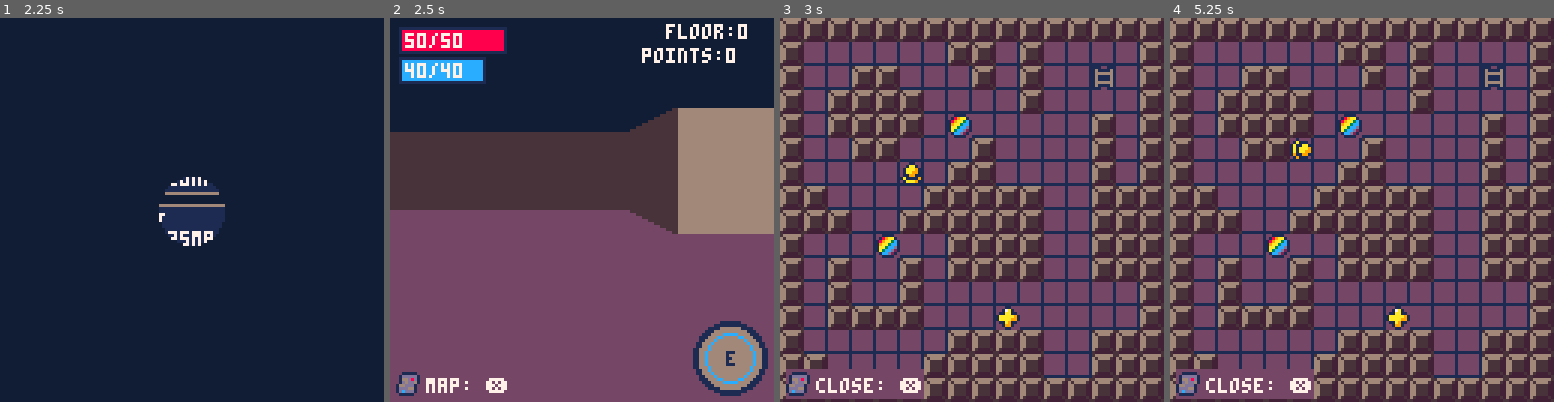
Above: before the commit, frames 1-4 (left to right).
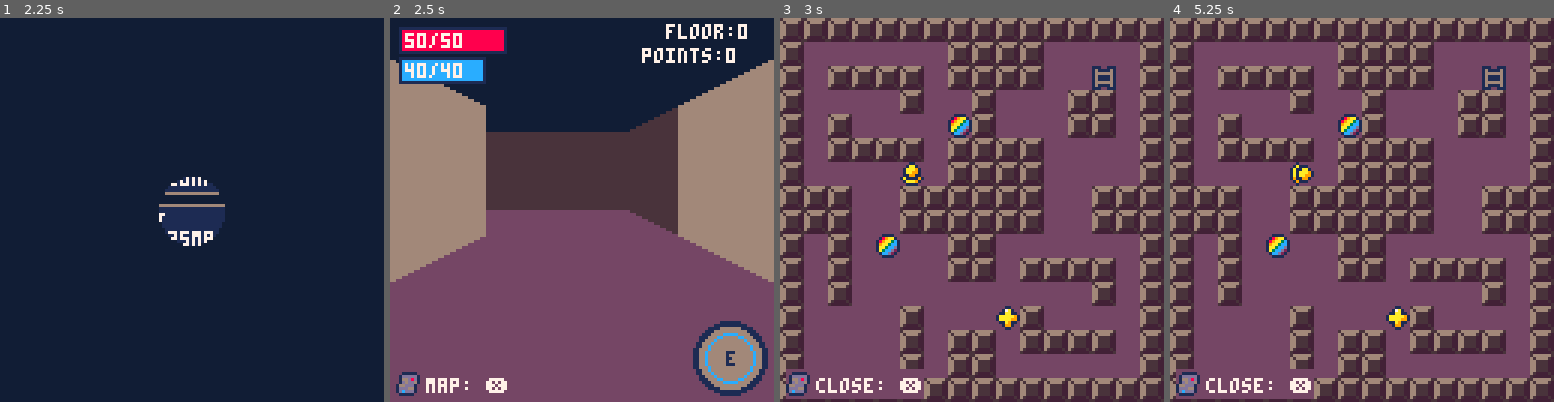
Above: after the commit, the same moments.

Repository: roseblack02/Pico8-Mystic
Game: PICO-8 cartridge mystic_dungeon.p8
Same seed, same stepped clock (60 frames per second), same inputs: the game is played once before the commit and once after it.
Inputs:
- Up to frame 1 (2.25 s): tap X (X key) at 0.33, 1.07, 1.85 s; tap O (Z key) at 0.7, 1.7, 2.1 s; hold Right 1.6-2.1 s; hold Up from 2.15 s (still down)
- Up to frame 2 (2.5 s): release Up at 2.42 s; hold Right from 2.47 s (still down)
- Up to frame 3 (3 s): keep holding Right; tap O (Z key) at 2.5, 2.9 s; tap X (X key) at 2.97 s
- Up to frame 4 (5.25 s): release Right at 3.03 s; hold Left 3.08-3.58 s; tap O (Z key) every 0.4 s from 3.3 to 4.9 s; hold Down 3.63-3.97 s; hold Right 4.02-4.68 s; tap X (X key) at 4.08, 5.2 s; hold Up 4.73-5.03 s; hold Left from 5.08 s (still down)

Frame 1 is identical in both runs. In frame 2, 15% of the frame differs, in the area x 0-100%, y 10-69%; in frame 3, 29%; in frame 4, 30%, in the area x 6-94%, y 6-94%.

Commit message:
More rooms added

Diff:
--- a/mystic_dungeon.p8
+++ b/mystic_dungeon.p8
@@ -1644,6 +1644,36 @@
 					2,2,2,18,18,2,2,2]]),
 				{true,true,true,true}})
 
+	add(rooms,{split([[2,2,2,18,18,2,2,2,
+					2,2,2,18,18,18,18,2,
+					2,2,2,18,18,18,18,2,
+					2,18,18,18,2,2,18,18,
+					2,18,18,18,2,2,18,18,
+					2,2,2,18,18,18,18,2,
+					2,2,2,18,18,18,18,2,
+					2,2,2,18,18,2,2,2]]),
+				{true,true,true,false}})
+
+	add(rooms,{split([[2,2,2,2,2,2,2,2,
+					2,2,18,18,18,18,2,2,
+					2,18,18,18,18,18,18,2,
+					18,18,2,18,18,2,18,18,
+					18,18,2,18,18,2,18,18,
+					2,18,18,18,18,18,18,2,
+					2,2,18,18,18,18,2,2,
+					2,2,2,2,2,2,2,2]]),
+				{false,true,false,true}})
+
+	add(rooms,{split([[2,2,2,2,2,2,2,2,
+					2,2,2,2,2,2,2,2,
+					2,2,2,2,2,2,2,2,
+					18,18,2,2,2,2,18,18,
+					18,18,2,2,2,2,18,18,
+					2,18,18,2,2,18,18,2,
+					2,18,18,18,18,18,18,2,
+					2,2,2,18,18,18,2,2]]),
+				{false,true,true,true}})
+
 	--generate rooms
 	local top_left,top_right,bottom_left,bottom_right
 
@@ -2133,14 +2163,14 @@
 0070070001aa9910665555ff1a3ccd2100000000011878888888811000000000000711ccccccccccccccc7c77c11000066666666666600005555555555550000
 000000000019910065ffff5f41ccd2140000000001187888888881100000000000071ccccccccccccccccc7cccc1100066666666666666005555555555555500
 00000000000110005ffffff5441111440000070001187888888881100000000000111ccccccc7777cccccc7cccc1110066666666666666665555555555555555
-00111110000110004444444144111144000007000118888888888110000000000011cccccc777777777ccc7ccccd110000000000000000000000000000000000
-01ddddd1001aa100444444414418814401117177111888888888211111111110011cccccc77777777777cc7ccccdd11000000000000000000000000000000000
-0166d8d101aaa910444444411118811111111711111888888888211111111111011ccccc777777777777cccccccdd11000000000000000000000000000000000
-01d6dd6101aa9910444444411888882111888788888888888882222222222f11011cccc7777777777777cccccccdd11000000000000000000000000000000000
-166ddd1001199110444444411888822111888788888888888882222222222f1111ccccc77777777777cccccccccddd1100000000000000000000000000000000
-1ddd66101a11119144444441111821111188888888888888882222222222ff1111cccc77777777777cccccccccdddd1100000000000000000000000000000000
-1dcddd1001aaa91044444441441221441188888888888888882222222222ff1111cccc7777777777ccccccccccdddd1100000000000000000000000000000000
-01111100001111001111111144111144118888888888888882222222222fff1111cccc77777777ccccccccccccdddd1100000000000000000000000000000000
+00111110000110004444444444111144000007000118888888888110000000000011cccccc777777777ccc7ccccd110000000000000000000000000000000000
+01ddddd1001aa100444444444418814401117177111888888888211111111110011cccccc77777777777cc7ccccdd11000000000000000000000000000000000
+0166d8d101aaa910444444441118811111111711111888888888211111111111011ccccc777777777777cccccccdd11000000000000000000000000000000000
+01d6dd6101aa9910444444441888882111888788888888888882222222222f11011cccc7777777777777cccccccdd11000000000000000000000000000000000
+166ddd1001199110444444441888822111888788888888888882222222222f1111ccccc77777777777cccccccccddd1100000000000000000000000000000000
+1ddd66101a11119144444444111821111188888888888888882222222222ff1111cccc77777777777cccccccccdddd1100000000000000000000000000000000
+1dcddd1001aaa91044444444441221441188888888888888882222222222ff1111cccc7777777777ccccccccccdddd1100000000000000000000000000000000
+01111100001111004444444444111144118888888888888882222222222fff1111cccc77777777ccccccccccccdddd1100000000000000000000000000000000
 00000000000001000000000044111144118888888888888822222222222fff1111cccc7777777ccccccccccccddddd11ff000000000000000111100000000000
 00000000001119100000000041cccc1411888888888888822222222222ffff1111cccc777777cccccccccccccdddd211ffff0000000000001111110000000000
 0000000001aa1191000000001c77ccd11188888888888822222222222fffff1111ccccc7777cccccccccccccddddd211ffffff00000000001166111111111111
@@ -2265,89 +2295,88 @@
 0212121212121202000212121212121202000212121212121202000202021212020202000212121212121202000212121212121202000212121212021202000212120202121202000202121212120202000212120202121202000202021212121202000202121212120202001212121212121212000212121212121202000000
 0202021212020202000202021212020202000202021212020202000202021212020202000202021212020202000202021212020202000202021212020202000202020202020202000202021212020202000202020202020202000202021212020202000202021212020202001212021212021212000202121212120202000000
 0000000000000000000000000000000000000000000000000000000000000000000000000000000000000000000000000000000000000000000000000000000000000000000000000000000000000000000000000000000000000000000000000000000000000000000000000000000000000000000000000000000000000000
-0000000000000000000000000000000000000000000000000000000000000000000000000000000000000000000000000000000000000000000000000000000000000000000000000000000000000000000000000000000000000000000000000000000000000000000000000000000000000000000000000000000000000000
-0202021212020202000000000000000000000000000000000000000000000000000000000000000000000000000000000000000000000000000000000000000000000000000000000000000000000000000000000000000000000000000000000000000000000000000000000000000000000000000000000000000000000000
-0212121212121202000000000000000000000000000000000000000000000000000000000000000000000000000000000000000000000000000000000000000000000000000000000000000000000000000000000000000000000000000000000000000000000000000000000000000000000000000000000000000000000000
-0212020202121202000000000000000000000000000000000000000000000000000000000000000000000000000000000000000000000000000000000000000000000000000000000000000000000000000000000000000000000000000000000000000000000000000000000000000000000000000000000000000000000000
-1212120202121212000000000000000000000000000000000000000000000000000000000000000000000000000000000000000000000000000000000000000000000000000000000000000000000000000000000000000000000000000000000000000000000000000000000000000000000000000000000000000000000000
-1212120202121212000000000000000000000000000000000000000000000000000000000000000000000000000000000000000000000000000000000000000000000000000000000000000000000000000000000000000000000000000000000000000000000000000000000000000000000000000000000000000000000000
-0212120202021202000000000000000000000000000000000000000000000000000000000000000000000000000000000000000000000000000000000000000000000000000000000000000000000000000000000000000000000000000000000000000000000000000000000000000000000000000000000000000000000000
-0212121212121202000000000000000000000000000000000000000000000000000000000000000000000000000000000000000000000000000000000000000000000000000000000000000000000000000000000000000000000000000000000000000000000000000000000000000000000000000000000000000000000000
-0202021212020202000000000000000000000000000000000000000000000000000000000000000000000000000000000000000000000000000000000000000000000000000000000000000000000000000000000000000000000000000000000000000000000000000000000000000000000000000000000000000000000000
-…(77 lines of a section not shown)…
+0202021212020202000202021212020202000202021212020202000202020202020202000202020202020202000000000000000000000000000000000000000000000000000000000000000000000000000000000000000000000000000000000000000000000000000000000000000000000000000000000000000000000000
+0212121212121202000212121212121202000202021212121202000202121212120202000202020202020202000000000000000000000000000000000000000000000000000000000000000000000000000000000000000000000000000000000000000000000000000000000000000000000000000000000000000000000000
+0212020202121202000212121212121202000202021212121202000212121212121202000202020202020202000000000000000000000000000000000000000000000000000000000000000000000000000000000000000000000000000000000000000000000000000000000000000000000000000000000000000000000000
+1212120202121212001212121212121212000212121202021212001212021212021212001212020202021212000000000000000000000000000000000000000000000000000000000000000000000000000000000000000000000000000000000000000000000000000000000000000000000000000000000000000000000000
+1212120202121212001212121212121212000212121202021212001212021212021212001212020202021212000000000000000000000000000000000000000000000000000000000000000000000000000000000000000000000000000000000000000000000000000000000000000000000000000000000000000000000000
+0212120202021202000212121212121202000202021212121202000212121212121202000212120202121202000000000000000000000000000000000000000000000000000000000000000000000000000000000000000000000000000000000000000000000000000000000000000000000000000000000000000000000000
+0212121212121202000212121212121202000202021212121202000202121212120202000212121212121202000000000000000000000000000000000000000000000000000000000000000000000000000000000000000000000000000000000000000000000000000000000000000000000000000000000000000000000000
+0202021212020202000202021212020202000202021212020202000202020202020202000202021212020202000000000000000000000000000000000000000000000000000000000000000000000000000000000000000000000000000000000000000000000000000000000000000000000000000000000000000000000000
+…(77 lines of a section not shown)…
